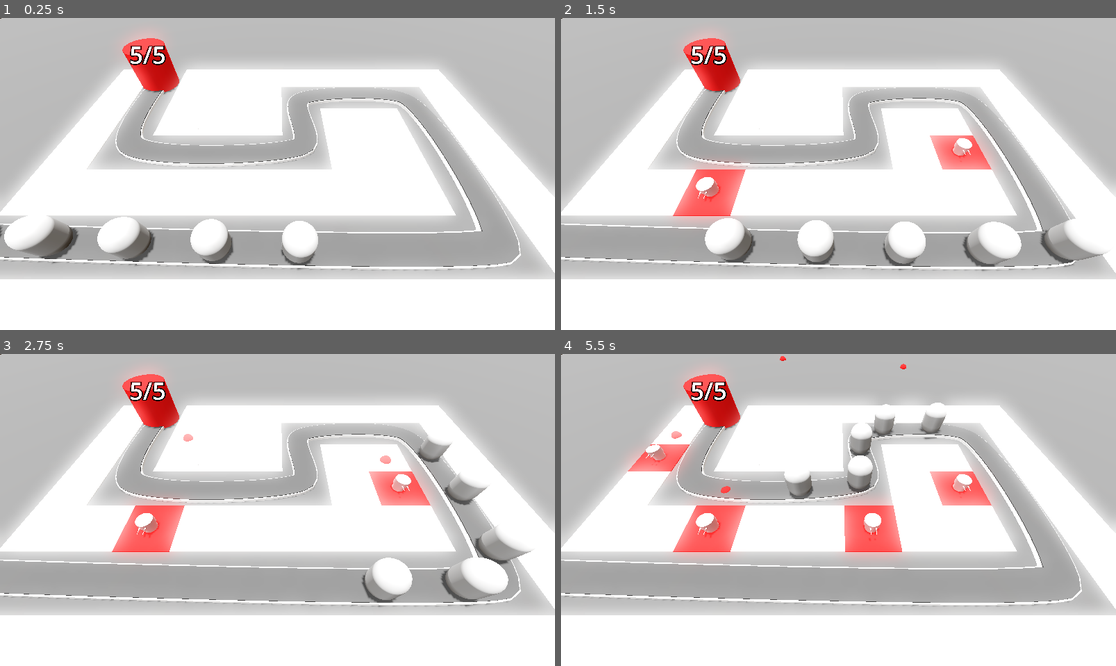
Above: before the commit, frames 1-4 (two rows, left to right).
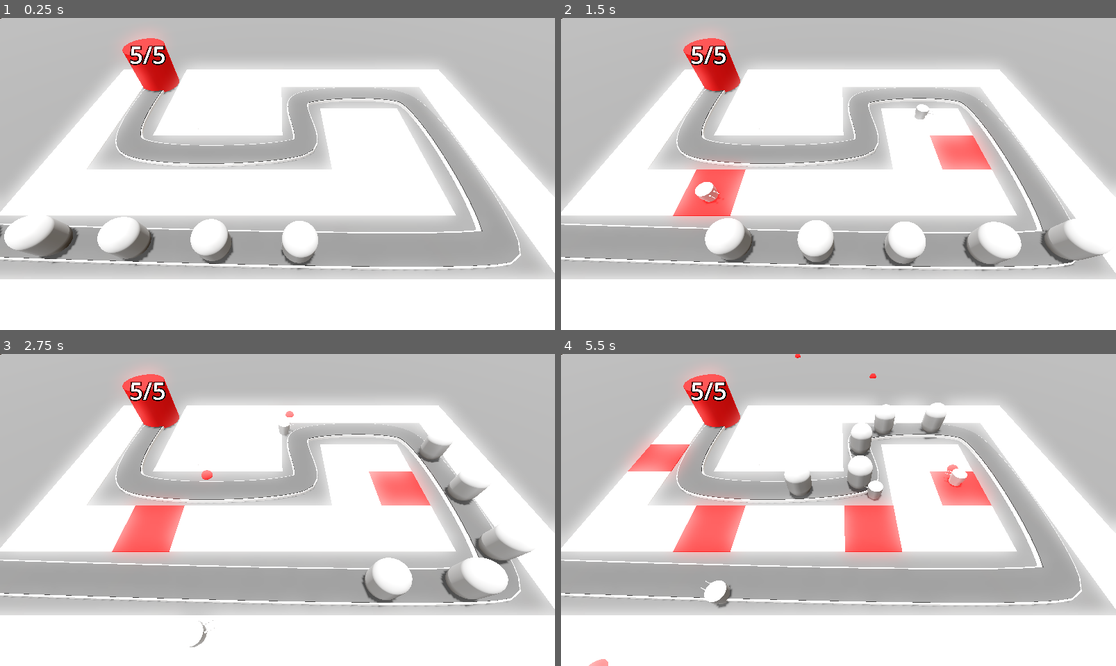
Above: after the commit, the same moments.

Repository: fbcs-jourdan/Barbarian-Blaster
Game: Godot game, scene res://base_level.tscn
Two runs of this game, one before a commit and one after it. Both use one fixed random seed, a clock stepped at 60 frames per second and the inputs below.
Inputs (mouse positions are in pixels of both pictures, inside the frame that each line leads up to):
- Up to frame 1 (0.25 s): no input
- Up to frame 2 (1.5 s): move the mouse to (960, 158) at 0.52 s; click (960, 158) at 0.6 s; move the mouse to (727, 189) at 1.27 s; click (727, 189) at 1.35 s
- Up to frame 3 (2.75 s): move the mouse to (333, 441) at 2.02 s; click (333, 441) at 2.1 s
- Up to frame 4 (5.5 s): move the mouse to (810, 572) at 2.77 s; click (810, 572) at 2.85 s; move the mouse to (1005, 556) at 3.52 s; click (1005, 556) at 3.6 s; move the mouse to (672, 463) at 4.27 s; click (672, 463) at 4.35 s; move the mouse to (866, 510) at 5.02 s; click (866, 510) at 5.1 s

The runs differ from the first frame. In frame 1, less than 0.1% of the frame differs, in the area x 55-56%, y 65-66%; in frame 2, 0.4%; in frame 3, 0.7%; in frame 4, 1.4%, in the area x 5-75%, y 0-100%.

Commit message:
follows enemies

Diff:
--- a/barbarian-blaster/Enemy/enemy.tscn
+++ b/barbarian-blaster/Enemy/enemy.tscn
@@ -7,7 +7,6 @@
 height = 3.0
 
 [node name="Enemy" type="PathFollow3D"]
-transform = Transform3D(-0.03631227, 0, -0.9993379, 0, 0.999999, 0, 0.9993373, 0, -0.036312293, 0, 0, 0)
 loop = false
 script = ExtResource("1_2pb1h")
 
--- a/barbarian-blaster/base_level.tscn
+++ b/barbarian-blaster/base_level.tscn
@@ -111,10 +111,10 @@
 material = SubResource("StandardMaterial3D_eesb3")
 
 [node name="Enemy" parent="Path3D" instance=ExtResource("2_5vx1e")]
-transform = Transform3D(-0.036311086, 0, -0.99932605, 0, 0.9999896, 0, 0.99930465, 0, -0.03631186, -21.707115, 0, 5.6609335)
+transform = Transform3D(-0.03631106, 0, -0.99932605, 0, 0.9999896, 0, 0.999304, 0, -0.03631186, -21.707115, 0, 5.6609335)
 
 [node name="Enemy2" parent="Path3D" instance=ExtResource("2_5vx1e")]
-transform = Transform3D(-0.03220365, 0, -0.99946576, 0, 0.9999896, 0, 0.99944466, 0, -0.032204326, -16.710047, 0, 5.830087)
+transform = Transform3D(-0.032203626, 0, -0.9994651, 0, 0.9999896, 0, 0.999444, 0, -0.032204304, -16.710047, 0, 5.830087)
 progress = 5.0
 
 [node name="Enemy3" parent="Path3D" instance=ExtResource("2_5vx1e")]
@@ -126,10 +126,10 @@
 progress = 15.0
 
 [node name="Enemy5" parent="Path3D" instance=ExtResource("2_5vx1e")]
-transform = Transform3D(-0.020460894, 0, -0.9997763, 0, 0.9999896, 0, 0.99975586, 0, -0.020461312, -1.7155595, 0, 6.236177)
 progress = 20.0
 
 [node name="Base" parent="." instance=ExtResource("3_eesb3")]
 transform = Transform3D(1, 0, 0, 0, 1, 0, 0, 0, 1, -14.136696, 0, -12.798513)
 
-[node name="TurretManager" parent="." instance=ExtResource("5_ftfrf")]
+[node name="TurretManager" parent="." node_paths=PackedStringArray("enemy_path") instance=ExtResource("5_ftfrf")]
+enemy_path = NodePath("../Path3D")
--- a/barbarian-blaster/turret/turret.gd
+++ b/barbarian-blaster/turret/turret.gd
@@ -1,7 +1,9 @@
 extends Node3D
 
 var projectile = preload("res://turret/projectile.tscn")
-@onready var timer: Timer = $Timer
+
+var enemy_path : Path3D
+
 
 func _on_timer_timeout() -> void:
 	var proj = projectile.instantiate()
--- a/barbarian-blaster/turretmanager/turret_manager.gd
+++ b/barbarian-blaster/turretmanager/turret_manager.gd
@@ -2,8 +2,15 @@
 class_name TurretManager
 
 @export var turret : PackedScene
+@export var enemy_path : Path3D
+
+#turn and look at an enemy
+func _physics_process(delta: float) -> void:
+	var enemy = enemy_path.get_children().back()
+	look_at(enemy.global_position, Vector3.UP, true)
 
 func build_turret(position:Vector3) -> void:
 	var new_turret = turret.instantiate()
 	add_child(new_turret)
 	new_turret.global_position = position
+	new_turret.enemy_path = enemy_path
